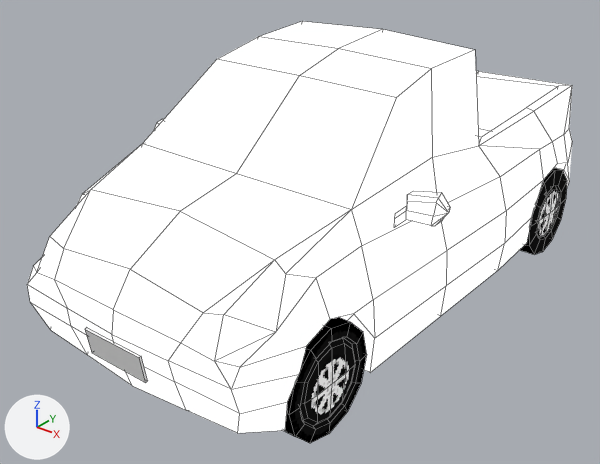
One commit to the Blender file VroomVroomJam/Assets/Models/jazz.blend: the scene before it, then after it.
Both versions are drawn from a camera (50 mm lens) standing at (2.24, -3.11, 1.57) and looking at (-0.07, -0.23, -0.21). The lights are fixed; the arrows at lower left show +X, +Y and +Z. The picture after the commit comes second. Mesh edges are drawn as thin lines on the coarser meshes.

Names of what the first picture shows: 'BLWheel', 'Chassis', 'FLWheel', 'LicensePlate'.
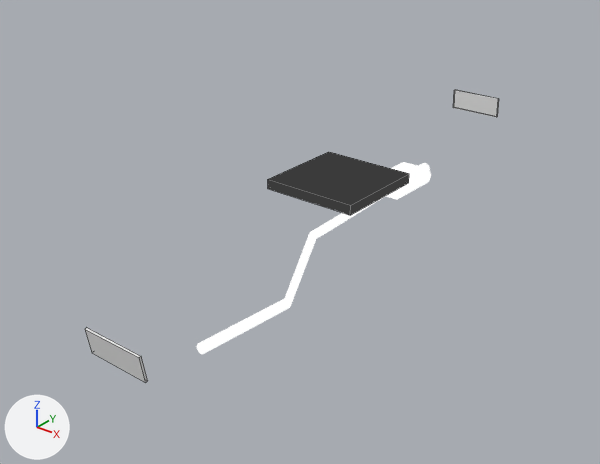
Commit message: pizza box

What differs and where, as boxes [x1, y1, x2, y2] in the pictures (600 x 464 px):
'Chassis', hidden: before [27, 21, 572, 433]
'FLWheel', hidden: before [284, 317, 367, 443]
'PizzaBox', added: after [268, 152, 409, 215]
'BLWheel', hidden: before [520, 168, 567, 255]
'Muffler', unchanged, uncovered by the edit: after [196, 162, 431, 354]

The change, as a diff of the scene's bpy script:
```diff
--- a/VroomVroomJam/Assets/Models/jazz.blend.py
+++ b/VroomVroomJam/Assets/Models/jazz.blend.py
@@ img_pizza_box_tex @@
+img_pizza_box_tex = load_image('pizza_box_tex', '_unpacked/pizza_box_tex.png', 48, 48, 'sRGB')
@@ mat_material_001 @@
+mat_material_001 = emission_material('Material.001')
+mat_material_001.texture = img_pizza_box_tex
@@ me_cube @@
+me_cube.from_pydata(...)  # a box spanning x -1.0..1.0, y -1.0..1.0, z -1.0..1.0
+me_cube.polygons.foreach_set('use_smooth', [True] * 6)
+me_cube.materials.append(mat_material_001)  # picture img_pizza_box_tex
@@ ob_chassis @@
 ob_chassis.scale = (0.384, 0.384, 0.384)
+ob_chassis.hide_set(True)
@@ ob_blwheel @@
 ob_blwheel.scale = (0.377, 0.384, 0.384)
+ob_blwheel.hide_set(True)
@@ ob_flwheel @@
 ob_flwheel.scale = (0.377, 0.384, 0.384)
+ob_flwheel.hide_set(True)
@@ ob_pizzabox @@
+ob_pizzabox = bpy.data.objects.new('PizzaBox', me_cube)
+ob_pizzabox.location = (0.0, 0.0, 0.0)
+ob_pizzabox.scale = (0.25, 0.25, 0.025)
```
